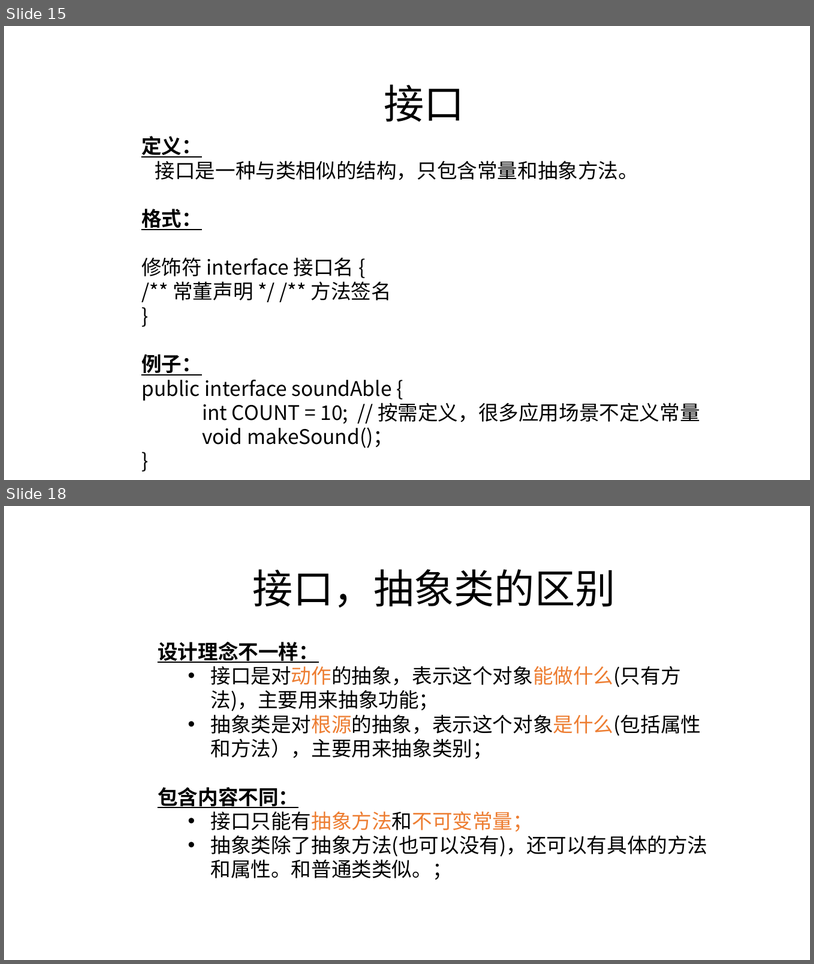
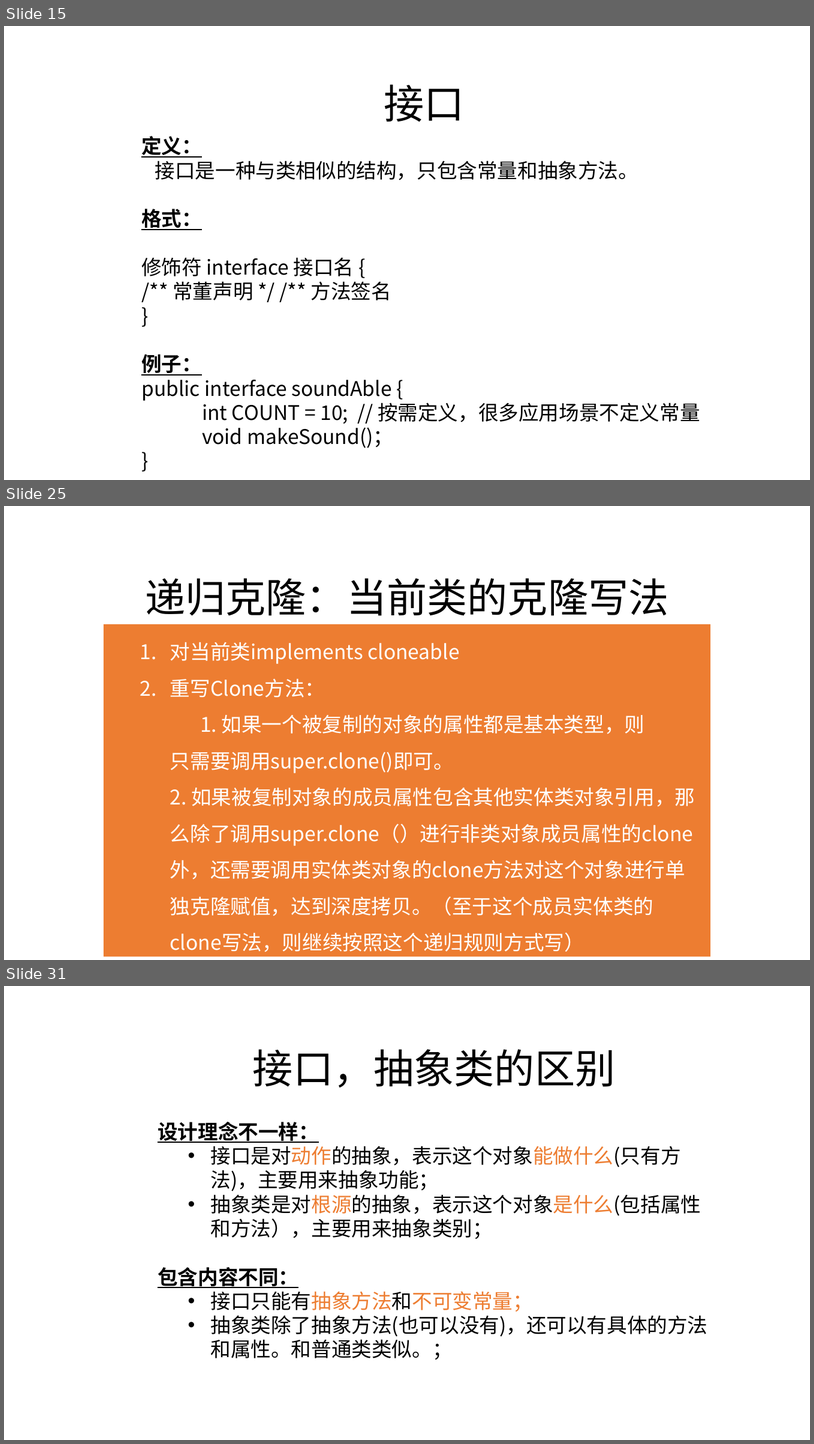
Before and after one commit to zjyesir/hmc_java_1, a slide deck: ppt/12.抽象类和接口.pptx. Shown one above the other, each under a label of ours: slides 15 and 18 before the commit, slides 15, 25 and 31 after it; the slides between them are not shown. The pictures are 814x964 and 814x1444 pixels, drawn with LibreOffice and Linux fonts; fonts in the diff are those of the drawing; background and template pictures are left out. Boxes give left, top, right and bottom in pixels: in the first picture for what was removed or moved away, otherwise in the second. Text is boxed around its words. In the diff, an @@ line names an element or a change of style, - is before the commit and + after.

```diff
--- a/ppt/12.抽象类和接口.pptx
+++ b/ppt/12.抽象类和接口.pptx
@@ slide 25 added at [4, 506, 810, 960], background picture (left out) @@
@@ text added at [145, 578, 669, 616], 48 pt, text #000000 @@
+递归克隆：当前类的克隆写法
@@ rectangle added at [104, 624, 711, 956], fill #ED7D31, 24 pt, text #FFFFFF @@
+  1. 对当前类implements cloneable
+  2. 重写Clone方法：
+  1. 如果一个被复制的对象的属性都是基本类型，则
+    只需要调用super.clone()即可。
+    2. 如果被复制对象的成员属性包含其他实体类对象引用，那么除了调用super.clone（）进行非类对象成员属性的clone外，还需要调用实体类对象的clone方法对这个对象进行单独克隆赋值，达到深度拷贝。（至于这个成员实体类的clone写法，则继续按照这个递归规则方式写）
@@ what was slide 18 is now slide 31 @@
```
Also in this commit, not shown: 1 slide changed, 13 other slides added, 2 slides removed.
